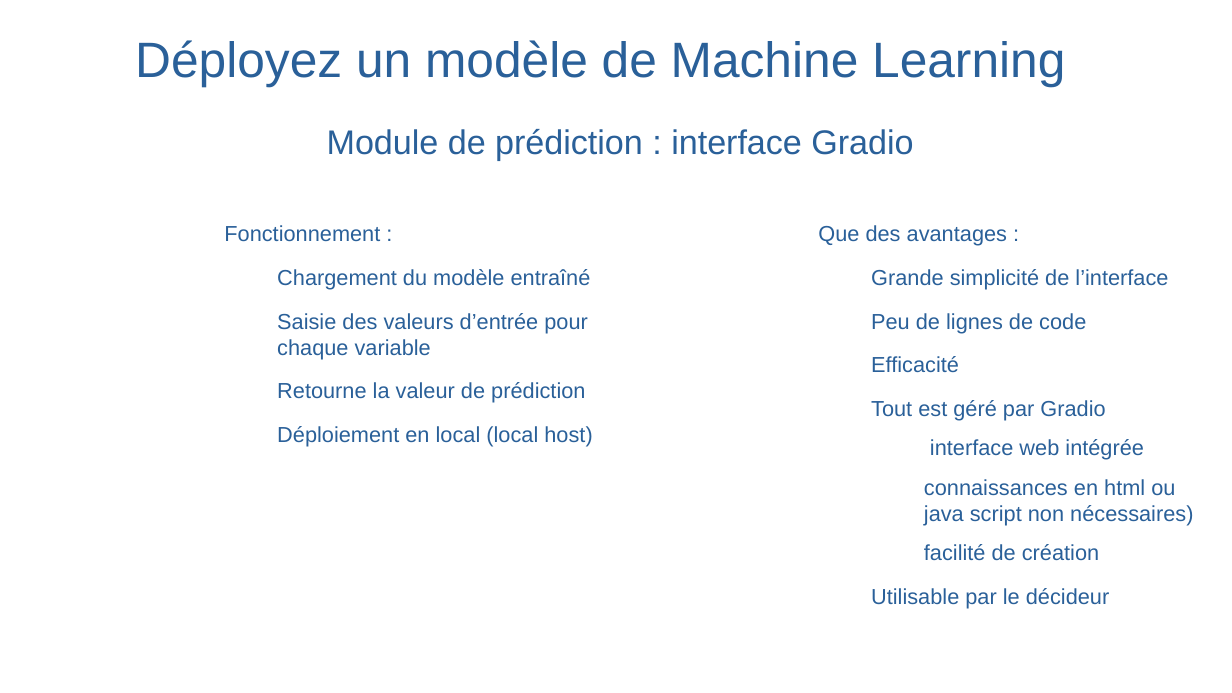
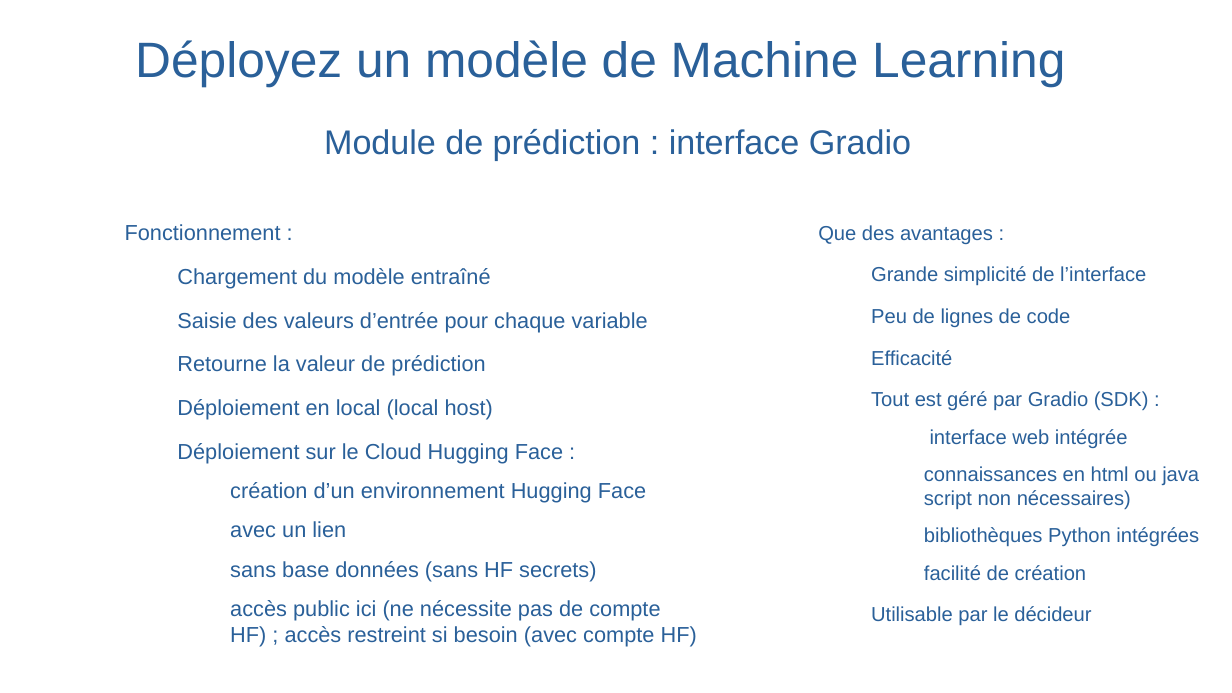
Before and after one commit to christophesallessacareau-boop/Deployez_un_modele_de_ML, a slide deck: slide 14 of Salles_Christophe_5_presentation_122025.odp. Drawn at 1232x693 pixels with LibreOffice and Linux fonts; fonts in the diff are those of the drawing; background and template pictures are left out. Boxes give left, top, right and bottom in pixels: in the first picture for what was removed or moved away, otherwise in the second. Text is boxed around its words. In the diff, an @@ line names an element or a change of style, - is before the commit and + after.

```diff
--- a/Salles_Christophe_5_presentation_122025.odp
+++ b/Salles_Christophe_5_presentation_122025.odp
@@ text "Fonctionnement :": place and size @@
-text "Fonctionnement :" at (224, 225, 592, 447)
+text "Fonctionnement :" at (125, 224, 697, 647)
@@ text at (818, 225, 1199, 626): size 14 to 12.9 pt in "Que des avantages :", "Grande simplicité de l’interface", "Peu de lignes de code", "Efficacité" and 4 more places @@
@@ text at (871, 391, 1149, 411): text changed; size 14 to 12.9 pt @@
-  − Tout est géré par Gradio
+  − Tout est géré par Gradio (SDK) :
@@ text at (177, 443, 697, 647): paragraphs added @@
+  − Déploiement sur le Cloud Hugging Face :
+    ● création d’un environnement Hugging Face
+    ● avec un lien
+    ● sans base données (sans HF secrets)
+    ● accès public ici (ne nécessite pas de compte HF) ; accès restreint si besoin (avec compte HF)
@@ text at (924, 527, 1199, 547): paragraph added @@
+    ● bibliothèques Python intégrées
```
Also in this commit, not shown: 3 other slides changed.
